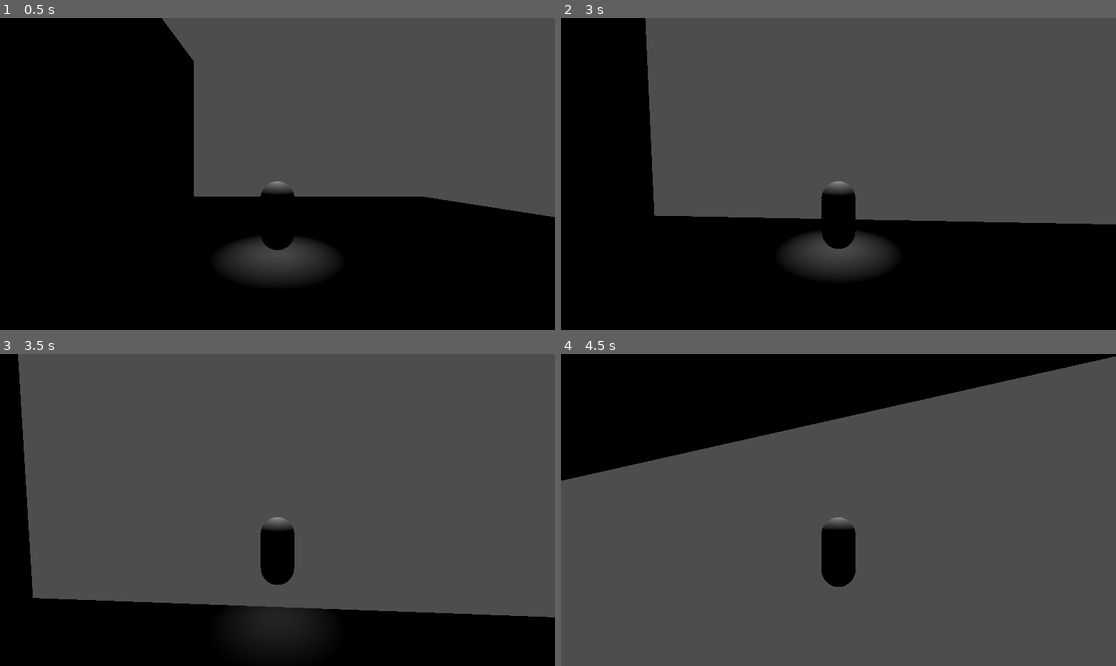
Above: before the commit, frames 1-4 (two rows, left to right).
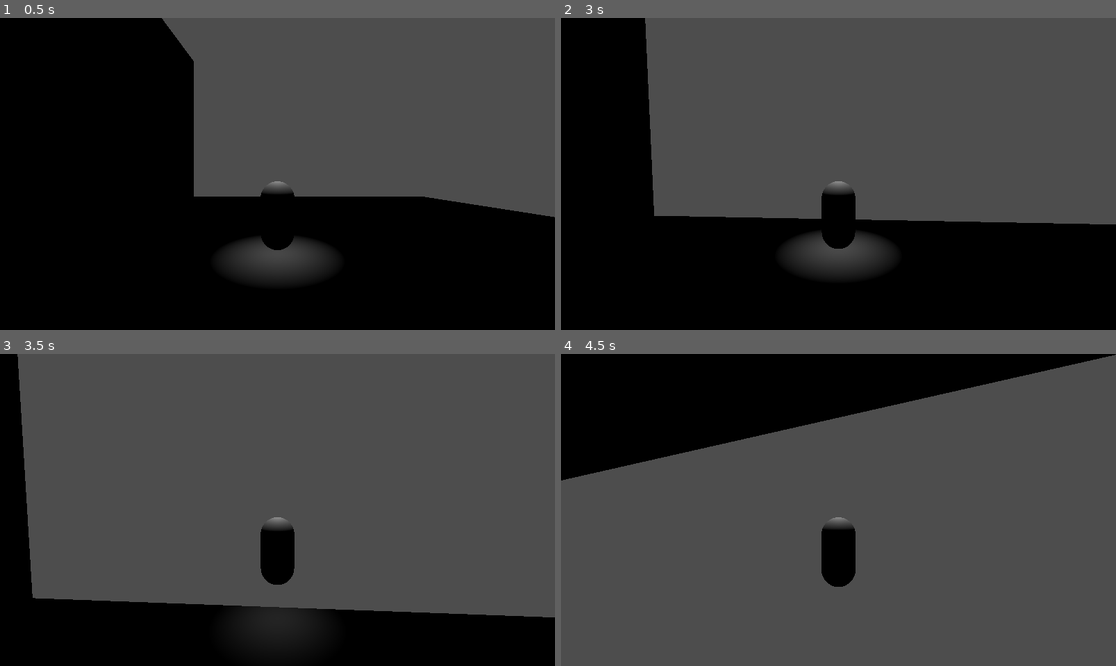
Above: after the commit, the same moments.

Repository: jackmenty/2025-Game
Game: Godot game, scene res://Scenes/Test_level.tscn
Two runs of this game, one before a commit and one after it. Both use one fixed random seed, a clock stepped at 60 frames per second and the inputs below.
Inputs (mouse positions are in pixels of both pictures, inside the frame that each line leads up to):
- Up to frame 1 (0.5 s): no input
- Up to frame 2 (3 s): move the mouse to (866, 174) at 0.52 s; hold W (move_forward) from 0.53 s (still down); tap Space (jump) at 0.77, 1.52 s; move the mouse to (810, 174) at 1.27 s; move the mouse to (849, 167) at 2.02 s; move the mouse to (832, 180) at 2.77 s
- Up to frame 3 (3.5 s): keep holding W (move_forward); tap Space (jump) at 3.02 s
- Up to frame 4 (4.5 s): keep holding W (move_forward); move the mouse to (877, 513) at 3.52 s; tap Space (jump) at 3.77 s; move the mouse to (794, 506) at 4.27 s

Frame 1 is identical in both runs. In frame 2, less than 0.1% of the frame differs, in the area x 15-96%, y 0-67%; in frame 3, 0.1%; in frame 4, 0.3%, in the area x 0-100%, y 0-41%.

Commit message:
fixed slow camera movement, needs to fix reverse camera movement

Diff:
--- a/Scenes/Character.tscn
+++ b/Scenes/Character.tscn
@@ -21,6 +21,7 @@
 transform = Transform3D(1, 0, 0, 0, 1, 0, 0, 0, 1, 0, 1.21527, 0)
 spring_length = 6.0
 script = ExtResource("2_jo2ib")
+min_vertical_angle = -1.55334
 
 [node name="Camera3D" type="Camera3D" parent="SpringArm3D"]
 transform = Transform3D(1, 0, 0, 0, 1, 0, 0, 0, 1, 0, 0, 2.33997)
--- a/Scripts/Character.gd
+++ b/Scripts/Character.gd
@@ -20,10 +20,11 @@
 	# As good practice, you should replace UI actions with custom gameplay actions.
 	var input_dir := Input.get_vector("move_left", "move_right", "move_forward", "move_back")
 	var direction: Vector3 = (springarm.transform.basis * Vector3(input_dir.x, 0, input_dir.y)).normalized()
-
-	if direction:
-		velocity.x = direction.x * SPEED
-		velocity.z = direction.z * SPEED
+	print(springarm.transform.basis )
+	var corrected_dir = Vector3(direction.x, 0, direction.z).normalized()
+	if corrected_dir:
+		velocity.x = corrected_dir.x * SPEED
+		velocity.z = corrected_dir.z * SPEED
 	else:
 		velocity.x = move_toward(velocity.x, 0, SPEED)
 		velocity.z = move_toward(velocity.z, 0, SPEED)
